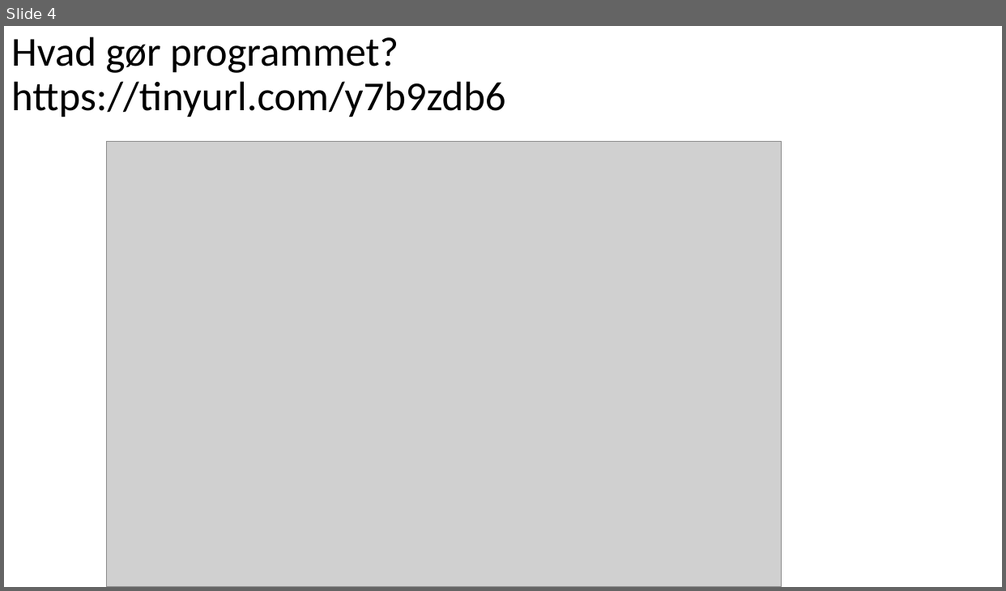
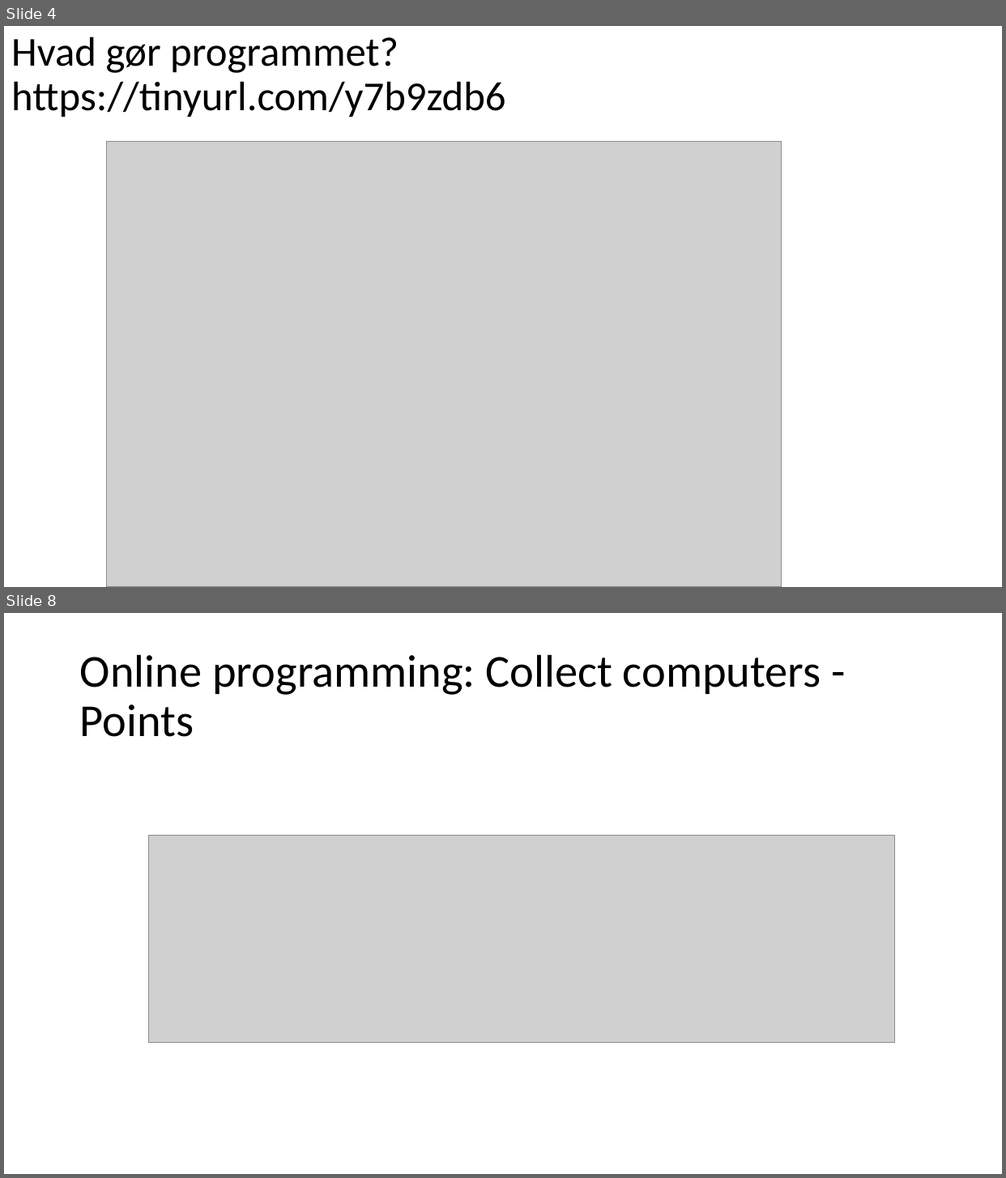
Before and after one commit to fisterloegsovs/pop22, a slide deck: lectures/1.3Scratch/lecture.pptx. Shown one above the other, each under a label of ours: slide 4 before the commit, slides 4 and 8 after it; the slides between them are not shown. The pictures are 1006x591 and 1006x1178 pixels, drawn with LibreOffice and Linux fonts; fonts in the diff are those of the drawing; grey boxes stand for pictures. Boxes give left, top, right and bottom in pixels: in the first picture for what was removed or moved away, otherwise in the second. Text is boxed around its words. In the diff, an @@ line names an element or a change of style, - is before the commit and + after.

```diff
--- a/lectures/1.3Scratch/lecture.pptx
+++ b/lectures/1.3Scratch/lecture.pptx
@@ slide 8 added at [4, 613, 1002, 1174], background #FFFFFF @@
@@ title added at [80, 654, 821, 737], 44 pt, text #000000 @@
+Online programming: Collect computers - Points
@@ picture added at [148, 835, 895, 1043] @@
```
Also in this commit, not shown: 9 other slides added, 1 slide removed, 4 other files.
